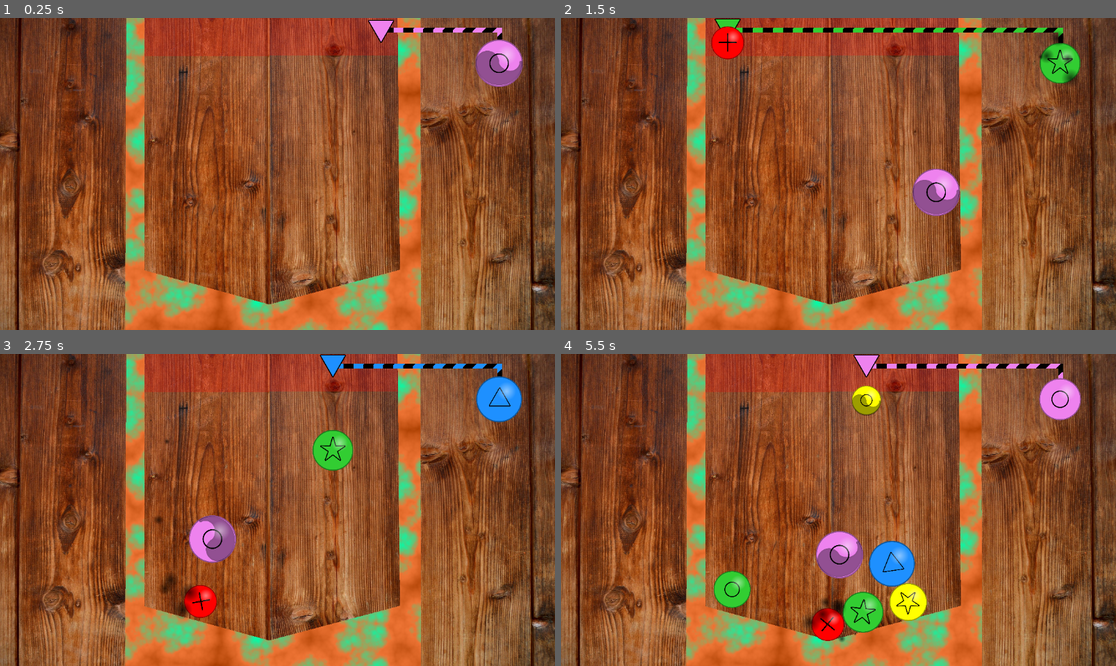
Above: before the commit, frames 1-4 (two rows, left to right).
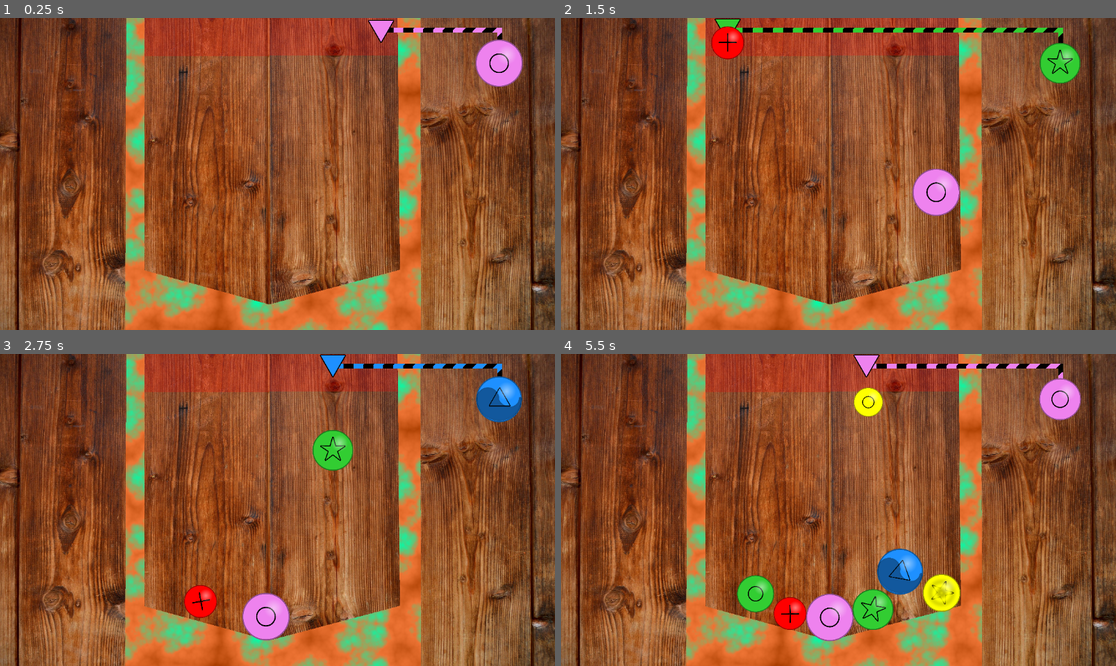
Above: after the commit, the same moments.

Repository: abalidoth/gwj-80
Game: Godot game, scene res://main_scene.tscn
Two runs of this game, one before a commit and one after it. Both use one fixed random seed, a clock stepped at 60 frames per second and the inputs below.
Inputs (mouse positions are in pixels of both pictures, inside the frame that each line leads up to):
- Up to frame 1 (0.25 s): no input
- Up to frame 2 (1.5 s): tap Enter at 0.5 s; move the mouse to (960, 158) at 0.52 s; click (960, 158) at 0.67 s; move the mouse to (727, 189) at 1.27 s; click (727, 189) at 1.42 s
- Up to frame 3 (2.75 s): move the mouse to (333, 441) at 2.02 s; click (333, 441) at 2.17 s
- Up to frame 4 (5.5 s): move the mouse to (810, 572) at 2.77 s; click (810, 572) at 2.92 s; move the mouse to (1005, 556) at 3.52 s; click (1005, 556) at 3.67 s; move the mouse to (672, 463) at 4.27 s; click (672, 463) at 4.42 s; move the mouse to (866, 510) at 5.02 s; click (866, 510) at 5.17 s

The runs differ from the first frame. In frame 1, 0.5% of the frame differs, in the area x 85-95%, y 10-22%; in frame 2, 0.8%; in frame 3, 3.0%; in frame 4, 6.9%, in the area x 27-72%, y 10-93%.
Error before the commit: Invalid access to property or key 'position' on a base object of type 'InputEventKey'. (res://main_scene.gd:42)
Error after the commit: Invalid access to property or key 'position' on a base object of type 'InputEventKey'. (res://main_scene.gd:45)

Commit message:
Added magnet balls

Diff:
--- a/ball.gd
+++ b/ball.gd
@@ -21,6 +21,7 @@
 
 var bomb = false
 var rubber = false
+var magnet = false
 
 func _ready():
 
@@ -111,3 +112,7 @@
 	rubber = true
 	%RubberMask.visible = true
 	physics_material_override.bounce = 0.8
+
+func set_magnet():
+	magnet = true
+	%MagnetMask.visible = true
--- a/ball.tscn
+++ b/ball.tscn
@@ -10,6 +10,7 @@
 [ext_resource type="Texture2D" uid="uid://dlqglm67epcd2" path="res://assets/smoke_texture.tres" id="8_0jqm0"]
 [ext_resource type="Material" uid="uid://bgshujn2pcqsi" path="res://assets/smoke_particles.tres" id="9_nidkk"]
 [ext_resource type="Texture2D" uid="uid://oi6yvr7caac" path="res://assets/rubber_mask.svg" id="10_nidkk"]
+[ext_resource type="Shader" uid="uid://7lr3ytpf4wla" path="res://magnet.gdshader" id="11_vb544"]
 
 [sub_resource type="PhysicsMaterial" id="PhysicsMaterial_vb544"]
 resource_local_to_scene = true
@@ -33,6 +34,21 @@
 fill_to = Vector2(0.504587, 0.449541)
 
 [sub_resource type="CanvasItemMaterial" id="CanvasItemMaterial_mkf06"]
+
+[sub_resource type="ShaderMaterial" id="ShaderMaterial_mkf06"]
+shader = ExtResource("11_vb544")
+shader_parameter/frequency = 10.0
+shader_parameter/speed = 1.0
+
+[sub_resource type="Gradient" id="Gradient_tqsku"]
+offsets = PackedFloat32Array(0, 0.532468, 1)
+colors = PackedColorArray(1, 1, 1, 1, 1, 1, 1, 0.902597, 1, 1, 1, 0)
+
+[sub_resource type="GradientTexture2D" id="GradientTexture2D_n0txf"]
+gradient = SubResource("Gradient_tqsku")
+fill = 1
+fill_from = Vector2(0.5, 0.495413)
+fill_to = Vector2(0.862385, 0.899083)
 
 [node name="Ball" type="RigidBody2D"]
 physics_material_override = SubResource("PhysicsMaterial_vb544")
@@ -114,8 +130,6 @@
 [node name="SmokeTransform" type="RemoteTransform2D" parent="."]
 remote_path = NodePath("../CanvasLayer/SmokeParticles")
 
-[node name="Sprite2D" type="Sprite2D" parent="."]
-
 [node name="RubberMask" type="Sprite2D" parent="."]
 unique_name_in_owner = true
 visible = false
@@ -125,6 +139,12 @@
 scale = Vector2(0.251613, 0.247863)
 texture = ExtResource("10_nidkk")
 
+[node name="MagnetMask" type="Sprite2D" parent="."]
+unique_name_in_owner = true
+visible = false
+material = SubResource("ShaderMaterial_mkf06")
+texture = SubResource("GradientTexture2D_n0txf")
+
 [connection signal="body_entered" from="." to="." method="_on_body_entered"]
 [connection signal="body_shape_entered" from="." to="." method="_on_body_shape_entered"]
 [connection signal="timeout" from="Timer" to="." method="_on_timer_timeout"]
--- /dev/null
+++ b/magnet.gdshader
@@ -0,0 +1,20 @@
+shader_type canvas_item;
+
+uniform float frequency = 10.0;
+uniform float speed = 5.0;
+
+
+void vertex() {
+}
+
+void fragment() {
+
+	float dist = distance(UV,vec2(0.5,0.5));
+	float amp = (sin(dist * frequency + TIME * speed) + 1.0)*0.5;
+	COLOR *= amp;
+}
+
+//void light() {
+//	// Called for every pixel for every light affecting the CanvasItem.
+//	// Uncomment to replace the default light processing function with this one.
+//}
--- a/main_scene.gd
+++ b/main_scene.gd
@@ -18,6 +18,7 @@
 var match_size = 5
 
 var explosion_force = 600
+var magnet_force = 5000
 
 func set_next_ball():
 	next_ball = Ball.instantiate()
@@ -29,11 +30,13 @@
 	next_ball.change_size(new_scale)
 	$Line2D.material.set_shader_parameter("color1",next_ball.modulate)
 	$DropIcon.modulate = next_ball.modulate
-	match rng.randi() % 3:
+	match rng.randi() % 10:
 		0:
 			next_ball.set_bomb()
 		1:
 			next_ball.set_rubber()
+		2:
+			next_ball.set_magnet()
 
 func _ready():
 	set_next_ball()
@@ -62,6 +65,14 @@
 			game_over()
 	check_for_pop()
 
+func _physics_process(delta):
+	for ball1 in all_balls:
+		if ball1.magnet:
+			for ball2 in all_balls:
+				if ball1 != ball2:
+					var force_dist = (ball1.position - ball2.position).abs()
+					var force_direction = (ball1.position - ball2.position)/force_dist
+					ball2.apply_central_force(force_direction * delta * magnet_force)
 
 
 func check_for_pop():
@@ -120,6 +131,7 @@
 
 func _on_ball_explosion(explosion_position:Vector2):
 	var smoke_blast = SmokeBlast.instantiate()
+	add_child(smoke_blast)
 	smoke_blast.position = explosion_position
 	smoke_blast.emitting=true
 	for ball in all_balls:
Not shown: 1 places in ball.tscn that only renumber resources
Not shown, added: magnet.gdshader.uid
